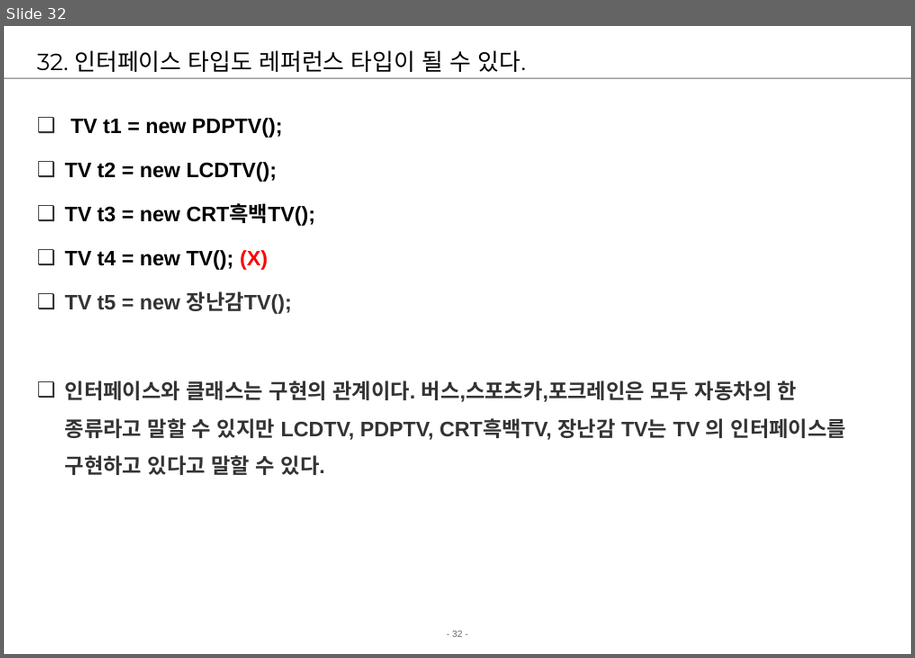
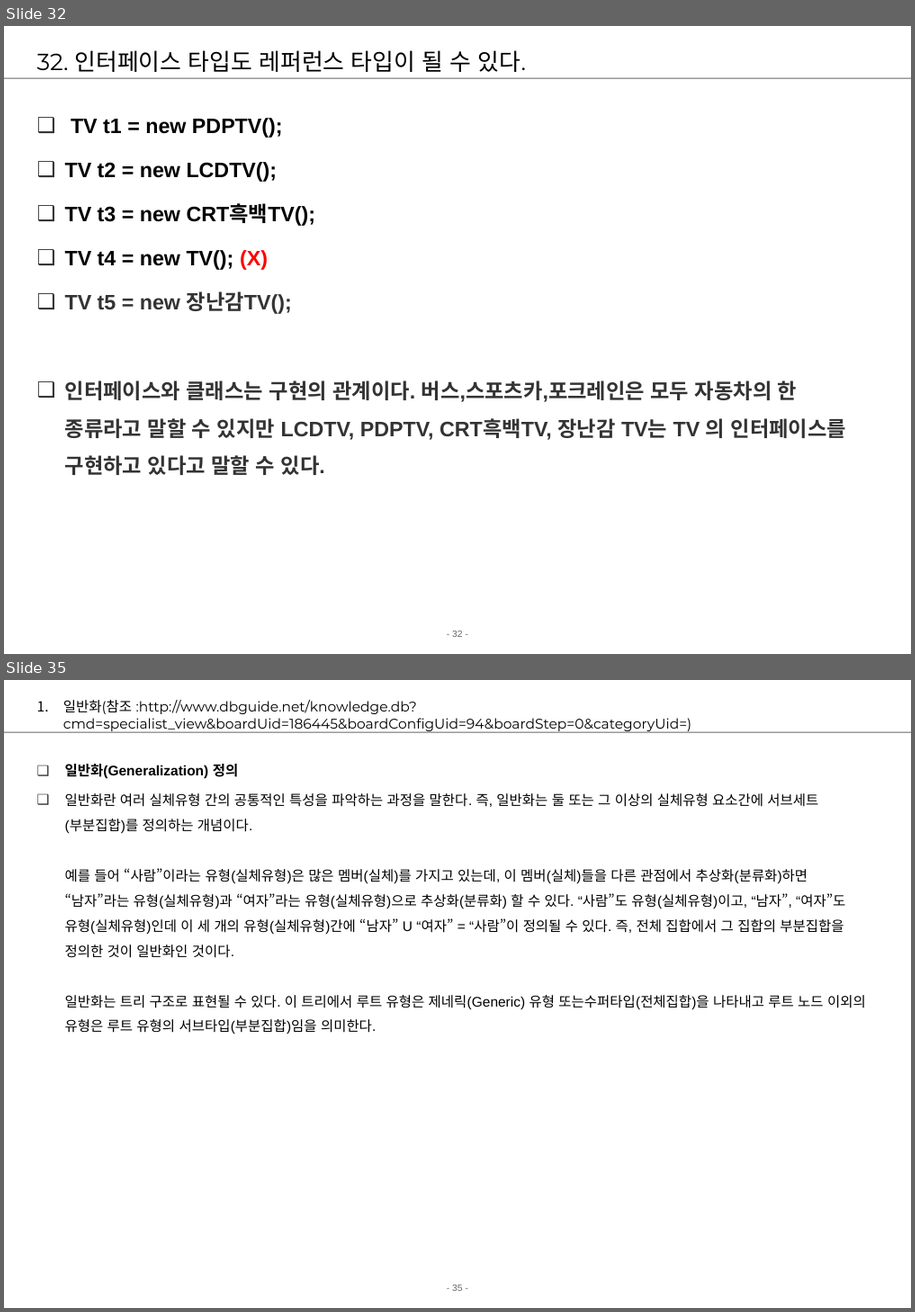
Before and after one commit to young0715/chapter01, a slide deck: src/02.Java기본-객체지향기본개념.ppt. Shown one above the other, each under a label of ours: slide 32 before the commit, slides 32 and 35 after it; the slides between them are not shown. The pictures are 915x658 and 915x1312 pixels, drawn with LibreOffice and Linux fonts; fonts in the diff are those of the drawing; background and template pictures are left out. Boxes give left, top, right and bottom in pixels: in the first picture for what was removed or moved away, otherwise in the second. Text is boxed around its words. In the diff, an @@ line names an element or a change of style, - is before the commit and + after.

```diff
--- a/src/02.Java기본-객체지향기본개념.ppt
+++ b/src/02.Java기본-객체지향기본개념.ppt
@@ slide 35 added at [4, 680, 911, 1308], background #FFFFFF; not listed: 2 template elements that a slide beside it also shows @@
@@ title added at [63, 700, 692, 732], 12 pt, text #000000 @@
+1. 일반화(참조 :http://www.dbguide.net/knowledge.db?cmd=specialist_view&boardUid=186445&boardConfigUid=94&boardStep=0&categoryUid=)
@@ text added at [65, 764, 866, 1035], 12 pt, text #000000 @@
+❑ 일반화(Generalization) 정의
+❑ 일반화란 여러 실체유형 간의 공통적인 특성을 파악하는 과정을 말한다. 즉, 일반화는 둘 또는 그 이상의 실체유형 요소간에 서브세트(부분집합)를 정의하는 개념이다.
+  예를 들어 “사람”이라는 유형(실체유형)은 많은 멤버(실체)를 가지고 있는데, 이 멤버(실체)들을 다른 관점에서 추상화(분류화)하면 “남자”라는 유형(실체유형)과 “여자”라는 유형(실체유형)으로 추상화(분류화) 할 수 있다. “사람”도 유형(실체유형)이고, “남자”, “여자”도 유형(실체유형)인데 이 세 개의 유형(실체유형)간에 “남자” U “여자” = “사람”이 정의될 수 있다. 즉, 전체 집합에서 그 집합의 부분집합을 정의한 것이 일반화인 것이다.
+  일반화는 트리 구조로 표현될 수 있다. 이 트리에서 루트 유형은 제네릭(Generic) 유형 또는수퍼타입(전체집합)을 나타내고 루트 노드 이외의 유형은 루트 유형의 서브타입(부분집합)임을 의미한다.
```
Also in this commit, not shown: 1 slide changed, 4 other slides added, 3 other files.
